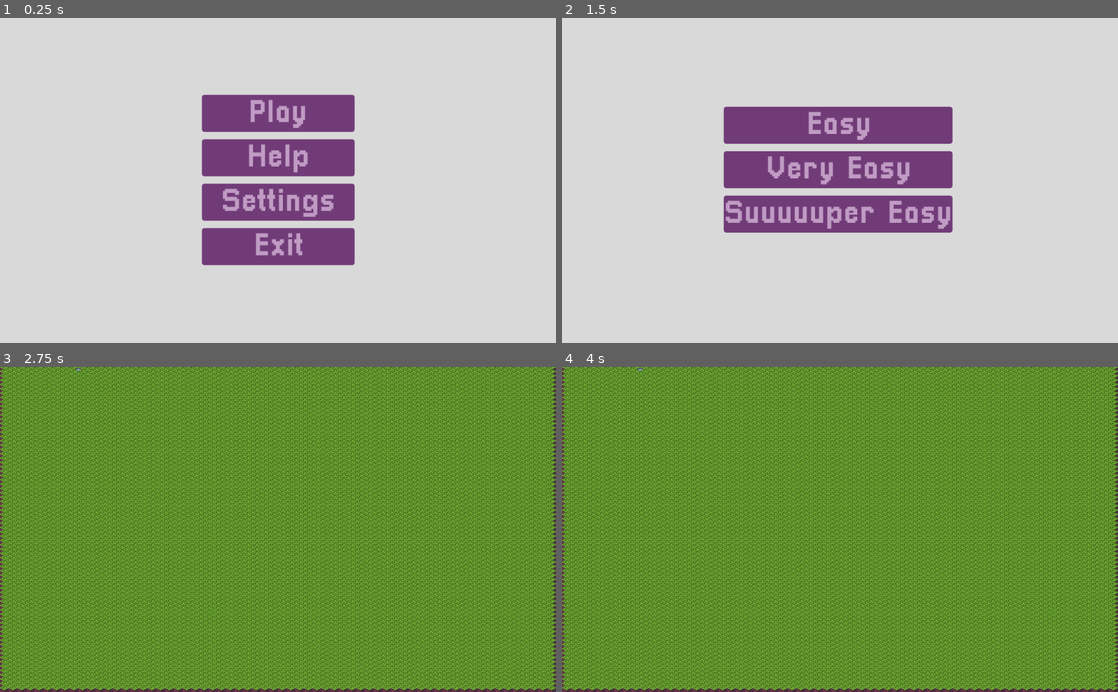
Above: before the commit, frames 1-4 (two rows, left to right).
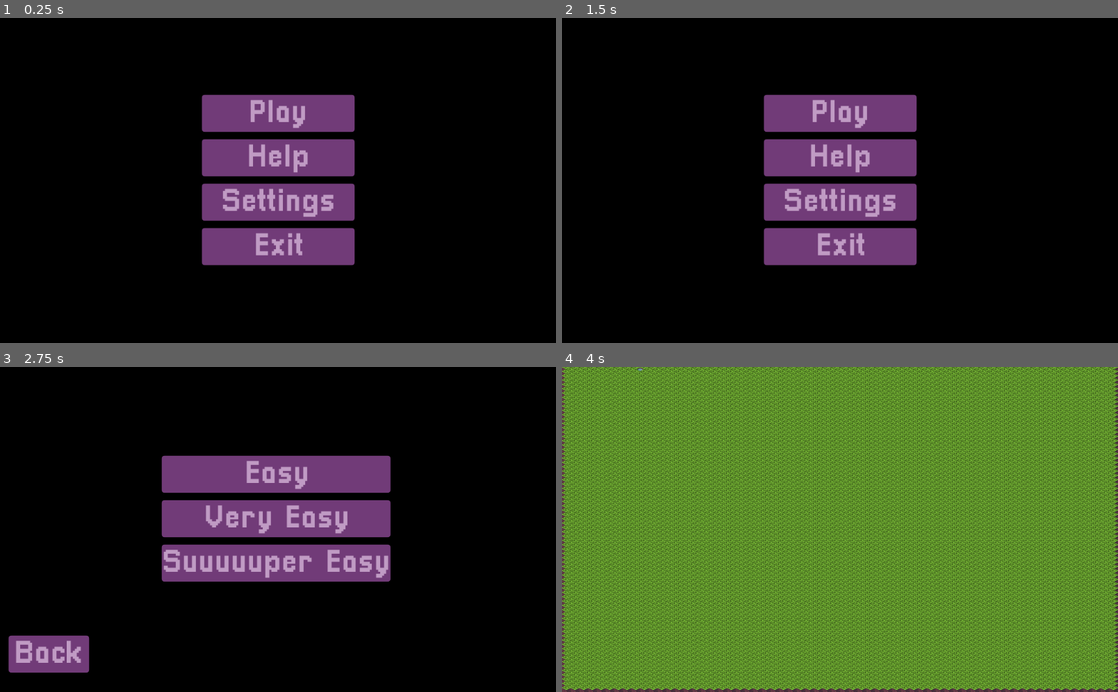
Above: after the commit, the same moments.

Repository: Ducklings-Studio/GGJ-2023
Game: Godot game, scene res://Scenes/Menu.tscn
Two runs of this game, one before a commit and one after it. Both use one fixed random seed, a clock stepped at 60 frames per second and the inputs below.
Inputs (mouse positions are in pixels of both pictures, inside the frame that each line leads up to):
- Up to frame 1 (0.25 s): no input
- Up to frame 2 (1.5 s): click "Help" at 0.5 s; click (612, 304) at 1.25 s, where only the run after the commit has a clickable "Back"
- Up to frame 3 (2.75 s): click (278, 474) at 2 s, where only the run before the commit has a clickable "Easy"
- Up to frame 4 (4 s): click (840, 474) at 2.75 s, where only the run after the commit has a clickable "Easy"; tap Enter at 3.5 s; move the mouse to (962, 513) at 3.52 s; hold Right (ui_right) from 3.53 s (still down); hold Ctrl from 3.53 s (still down); click (962, 513) at 3.67 s

The runs differ from the first frame. In frame 1, 88% of the frame differs, in the area x 0-100%, y 0-100%; in frame 2, 95%; in frame 3, 100%; in frame 4, nothing differs.

Commit message:
main color

Diff:
--- a/Scenes/Difficulty.tscn
+++ b/Scenes/Difficulty.tscn
@@ -75,6 +75,31 @@
 custom_styles/normal = ExtResource( 3 )
 text = "Suuuuuper Easy"
 
+[node name="MarginContainer2" type="MarginContainer" parent="."]
+anchor_top = 1.0
+anchor_bottom = 1.0
+margin_top = -100.0
+margin_right = 188.0
+custom_constants/margin_right = 20
+custom_constants/margin_top = 20
+custom_constants/margin_left = 20
+custom_constants/margin_bottom = 20
+
+[node name="Back" type="Button" parent="MarginContainer2"]
+margin_left = 20.0
+margin_top = 20.0
+margin_right = 168.0
+margin_bottom = 80.0
+theme = ExtResource( 1 )
+custom_colors/font_color = Color( 0.752941, 0.607843, 0.768627, 1 )
+custom_styles/hover = ExtResource( 2 )
+custom_styles/pressed = ExtResource( 3 )
+custom_styles/focus = ExtResource( 3 )
+custom_styles/disabled = ExtResource( 3 )
+custom_styles/normal = ExtResource( 3 )
+text = "Back"
+
 [connection signal="pressed" from="MarginContainer/VBoxContainer/Easy" to="." method="_on_Easy_pressed"]
 [connection signal="pressed" from="MarginContainer/VBoxContainer/Very_Easy" to="." method="_on_Very_Easy_pressed"]
 [connection signal="pressed" from="MarginContainer/VBoxContainer/Suuuuuper_Easy" to="." method="_on_Suuuuuper_Easy_pressed"]
+[connection signal="pressed" from="MarginContainer2/Back" to="." method="_on_Back_pressed"]
--- a/Scripts/Difficulty.gd
+++ b/Scripts/Difficulty.gd
@@ -11,3 +11,7 @@
 
 func _on_Very_Easy_pressed():
 	get_tree().change_scene("res://Scenes/Chill_Beach.tscn")
+
+
+func _on_Back_pressed():
+	get_tree().change_scene("res://Scenes/Menu.tscn")
--- a/project.godot
+++ b/project.godot
@@ -45,5 +45,5 @@
 quality/driver/driver_name="GLES2"
 vram_compression/import_etc=true
 vram_compression/import_etc2=false
-environment/default_clear_color=Color( 0.85098, 0.85098, 0.85098, 1 )
+environment/default_clear_color=Color( 0, 0, 0, 1 )
 environment/default_environment="res://default_env.tres"
